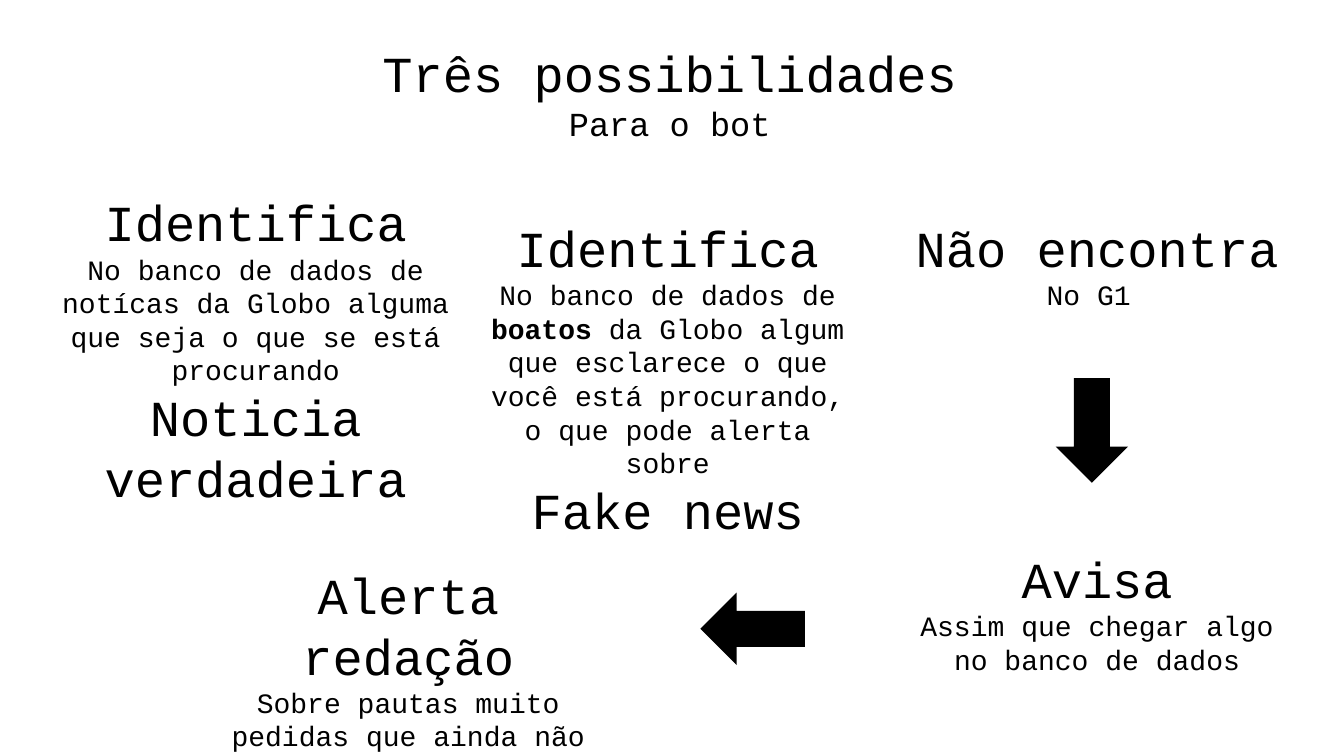
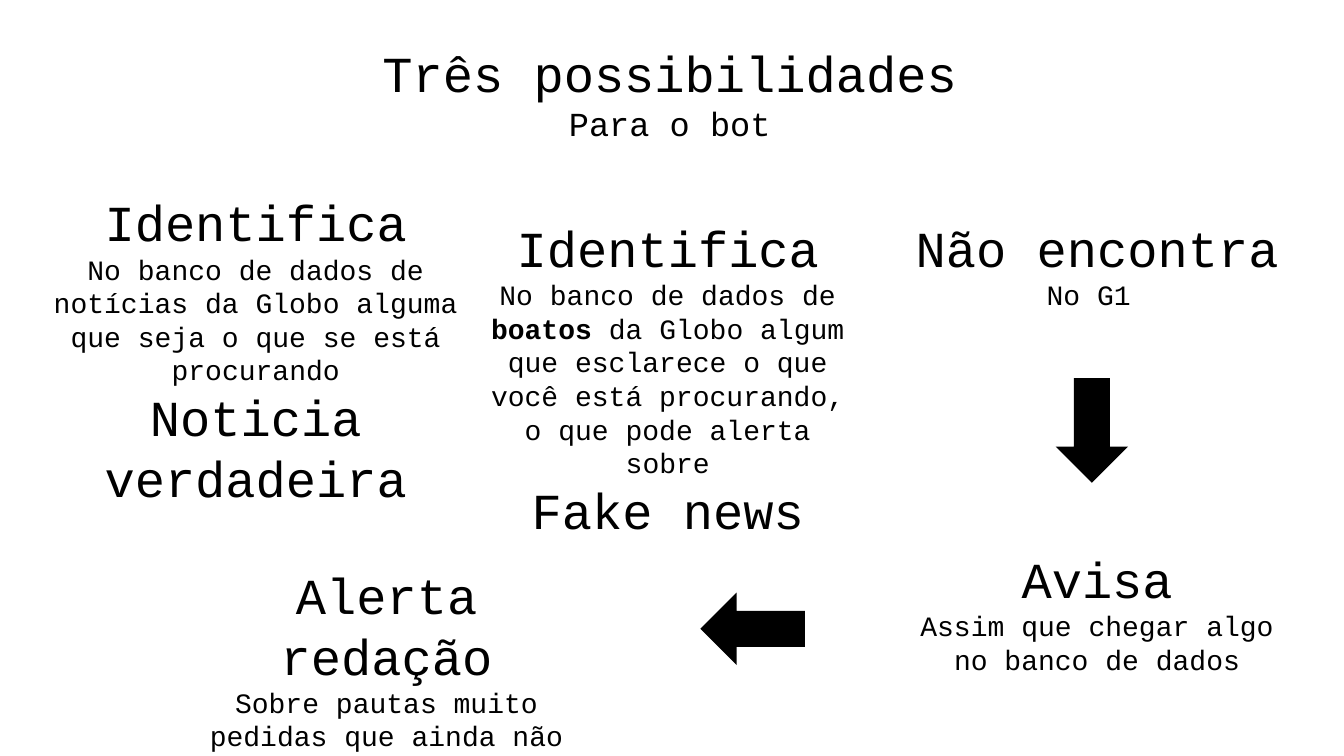
Before and after one commit to CarlosMatheus/Digital-Detective, a slide deck: slide 5 of app/assets/Presentation1.pptx. Drawn at 1344x756 pixels with LibreOffice and Linux fonts; fonts in the diff are those of the drawing. Boxes give left, top, right and bottom in pixels: in the first picture for what was removed or moved away, otherwise in the second. Text is boxed around its words. In the diff, an @@ line names an element or a change of style, - is before the commit and + after.

```diff
--- a/app/assets/Presentation1.pptx
+++ b/app/assets/Presentation1.pptx
@@ text at bbox=[54, 260, 457, 386]: text changed @@
-No banco de dados de notícas da Globo alguma que seja o que se está procurando
+No banco de dados de notícias da Globo alguma que seja o que se está procurando
@@ text "Alerta redação": place and size @@
-text "Alerta redação" at bbox=[232, 578, 584, 752]
+text "Alerta redação" at bbox=[210, 578, 562, 752]
@@ text at bbox=[210, 693, 562, 752]: text changed @@
-Sobre pautas muito pedidas que ainda não foi cobridas
+Sobre pautas muito pedidas que ainda não foram cobridas
```
Also in this commit, not shown: 1 other slide changed, 1 slide added, 1 other file.
